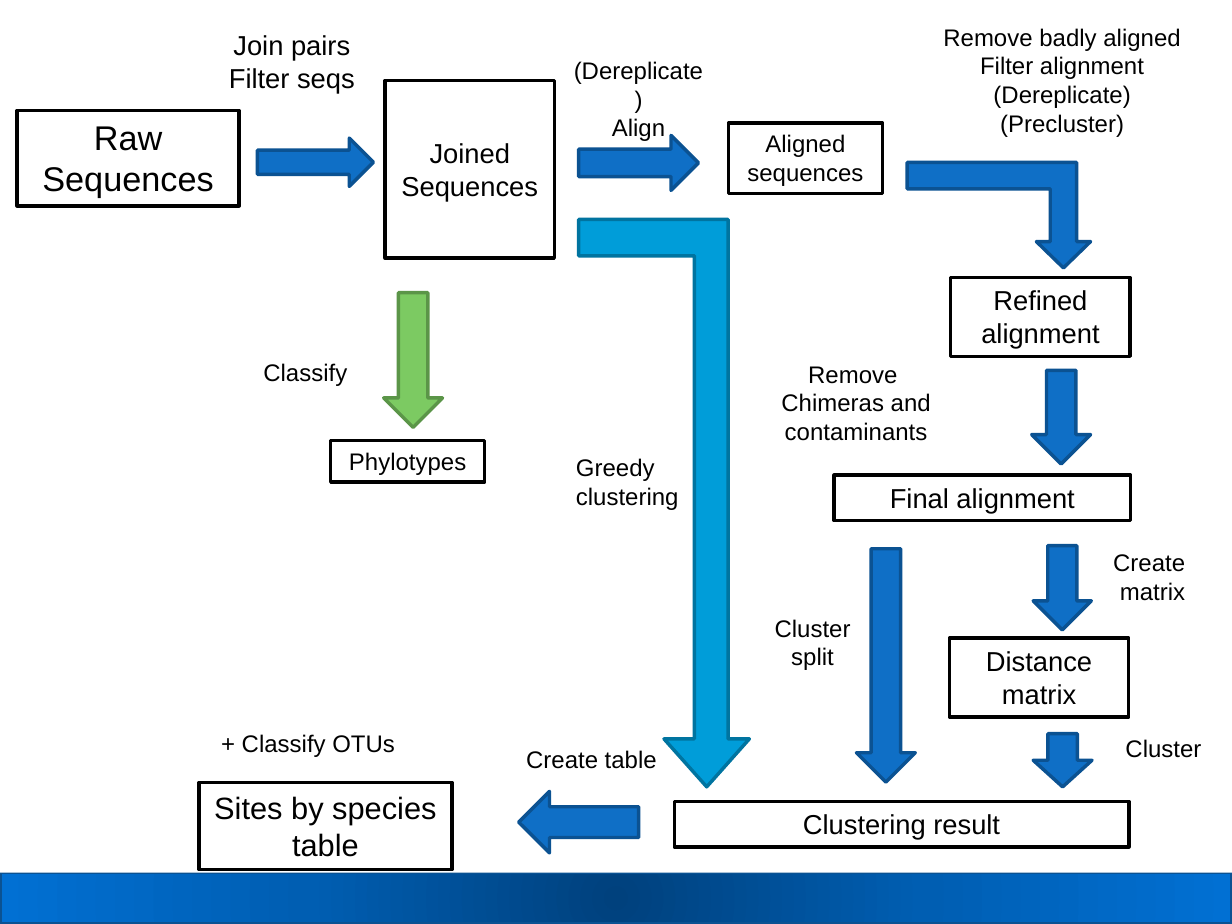
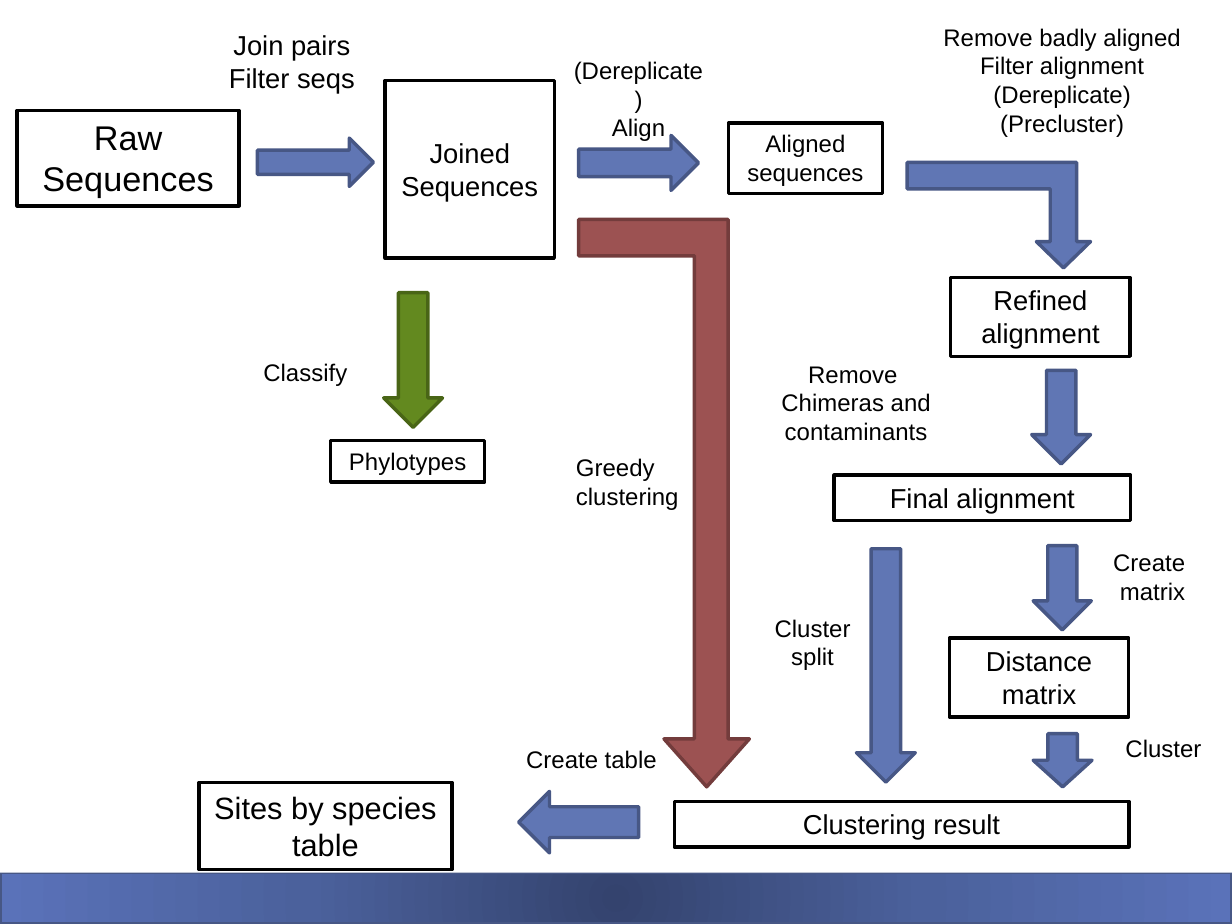
Before and after one commit to carden24/BCREGMEGD_Microbiome_sequencing_workshop_2020, a slide deck: slide 34 of Mothur_phyloseq_tutorial.pptx (slide 16 before the commit). Drawn at 1232x924 pixels with LibreOffice and Linux fonts; fonts in the diff are those of the drawing. Boxes give left, top, right and bottom in pixels: in the first picture for what was removed or moved away, otherwise in the second. Text is boxed around its words. In the diff, an @@ line names an element or a change of style, - is before the commit and + after.

```diff
--- a/Mothur_phyloseq_tutorial.pptx
+++ b/Mothur_phyloseq_tutorial.pptx
@@ freeform shape at <box>579,219,750,787</box>: fill #009DD9 to #9C5252; outline #0074A1 2 pt to #733D3D 2 pt @@
@@ right arrow at <box>384,293,443,427</box>: fill #7CCA62 to #63891F; outline #5C9549 2 pt to #496517 2 pt @@
@@ fill #0F6FC6 to #6076B4; outline #0B5292 2 pt to #475785 2 pt in 8 elements at <box>257,138,373,186</box>, <box>579,136,699,191</box>, <box>856,549,915,782</box>, <box>907,163,1090,269</box>, <box>1031,371,1090,464</box>, <box>1033,734,1092,787</box>, <box>519,791,638,853</box>, <box>1033,545,1091,629</box> @@
@@ text removed at <box>242,734,395,757</box> @@
-+ Classify OTUs
@@ rectangle at <box>0,872,1232,924</box>: fill gradient #01427D to #015EB2 to #0170D4 to gradient #35446E to #4C619D to #5A73BA; outline #0B5292 2 pt to #475785 2 pt @@
```
Also in this commit, not shown: 22 other slides changed, 27 slides added, 1 slide removed.
